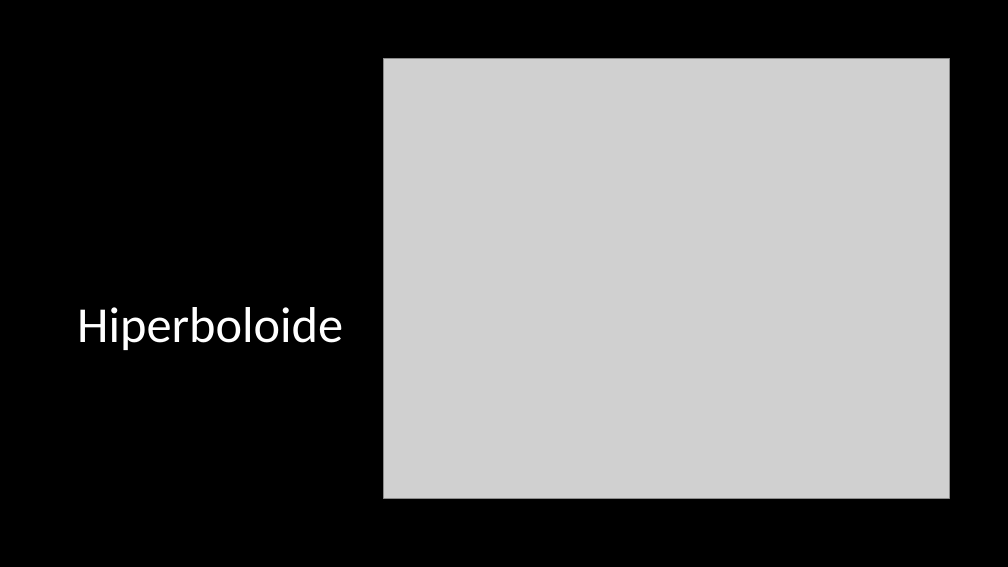
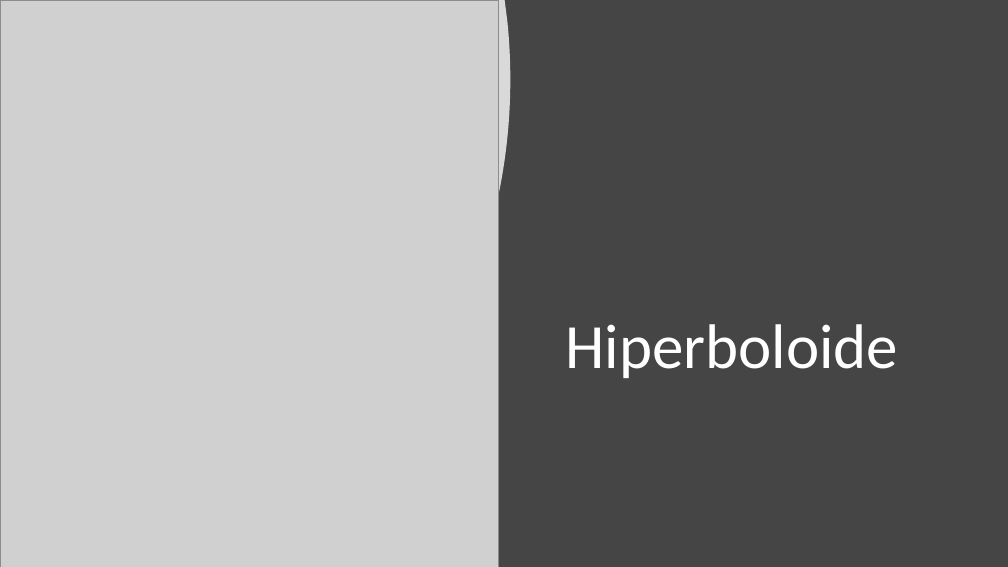
Before and after one commit to Fernando28AC/proyecto_modulo2, a slide deck: slide 6 of Proyecto_modulo2.pptx. Drawn at 1008x567 pixels with LibreOffice and Linux fonts; fonts in the diff are those of the drawing; grey boxes stand for pictures. Boxes give left, top, right and bottom in pixels: in the first picture for what was removed or moved away, otherwise in the second. Text is boxed around its words. In the diff, an @@ line names an element or a change of style, - is before the commit and + after.

```diff
--- a/Proyecto_modulo2.pptx
+++ b/Proyecto_modulo2.pptx
@@ background #000000 to #454545 @@
@@ freeform shape added at (0, 0, 510, 567), fill #FFFFFF at 80% opacity @@
@@ picture added at (0, 0, 498, 567) @@
@@ picture removed at (383, 58, 950, 498) @@
@@ title "Hiperboloide": place and size @@
-title "Hiperboloide" at (77, 307, 343, 350)
+title "Hiperboloide" at (565, 324, 898, 378)
@@ title "Hiperboloide" at (565, 324, 898, 378): size 48 to 60 pt @@
```
Also in this commit, not shown: 2 other slides changed, 1 slide added.
